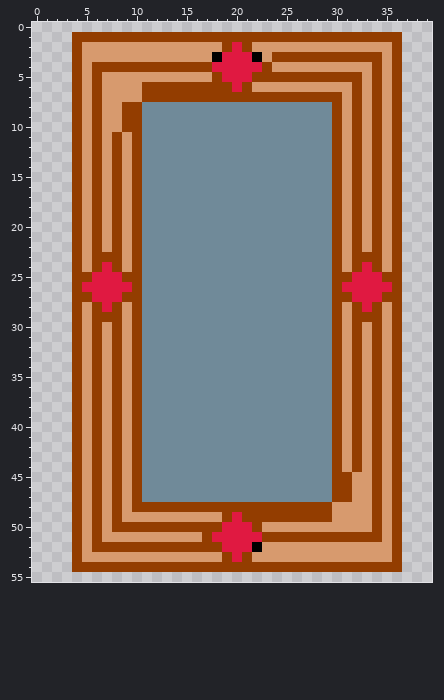
Two versions of one pixel-art sprite, assets/images/props/picos_shop/mirror.png. That is the earlier state.
The file is 40x56 pixels.
And afterwards:
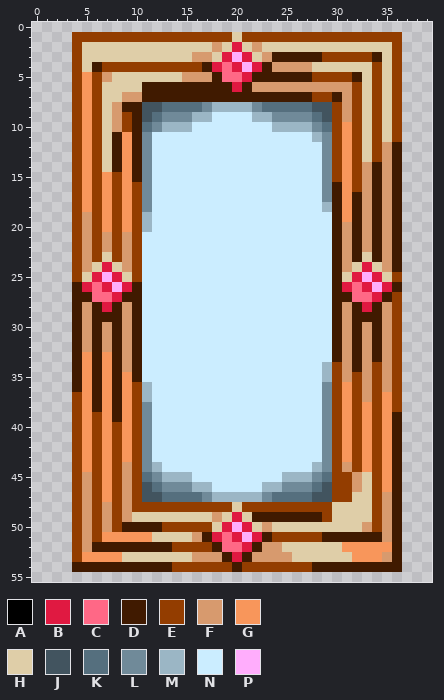
Palette (. is transparent): A #000000  B #e01941  C #ff6886  D #401a00  E #933d00  F #d79a6e  G #f8965b  H #dfcea8  J #42545f  K #556f7e  L #708a99  M #9bb6c5  N #cbedff  P #ffadfc
From old to new:
Changed rows in their new state; - is an unchanged pixel.
first column x 4:
 1 ----------------H----------------
 2 -HHHHHHHHHHHHH-H-H-HHHHHHHHHHHHH-
 3 -HHHHHHHHHHH--H-P-H-DDDDD-----DH-
 4 -HD----------D-C-P-D----HHHHHH-H-
 5 -G--HHHHHHH---DCC-DDDDDD----DH-H-
 6 -G-HHHHDDDDDDDDD-D-----------H-H-
 7 -G-HH--DDDDDDDDDDDDDDDDD--D--H-H-
 8 -G-H-DDJJKKKK-MMMM-KKKKKJJ---H-H-
 9 -G-H--DJK---MMNNNNMM----KJ---H-H-
10 -G-H--DK-MMMNNNNNNNNMMMM-K-G-H-H-
11 -G-HDGD-NNNNNNNNNNNNNNNNM--G-H-H-
12 -G-HDGD-NNNNNNNNNNNNNNNNN--G-H--D
13 -G-HDGD-NNNNNNNNNNNNNNNNN--G-H--D
14 -G-HDGD-NNNNNNNNNNNNNNNNN--G--D-D
15 -G-G-GD-NNNNNNNNNNNNNNNNN--G--D-D
16 -G-G-G--NNNNNNNNNNNNNNNNN-DG--D-D
17 -G-G-G--NNNNNNNNNNNNNNNNN-DGD-D-D
18 -G-G-G--NNNNNNNNNNNNNNNNNMDGD-D-D
19 ---G-G-MNNNNNNNNNNNNNNNNNNDGD-D-D
20 ---G-G-MNNNNNNNNNNNNNNNNNND-D-D-D
21 -------NNNNNNNNNNNNNNNNNNND-D-D-D
22 -------NNNNNNNNNNNNNNNNNNND-D-D-D
23 ---H---NNNNNNNNNNNNNNNNNNND-DHD-D
24 --H-H--NNNNNNNNNNNNNNNNNNND-H-H-D
25 -H-P-H-NNNNNNNNNNNNNNNNNNNDH-P-H-
26 D-C-P-DNNNNNNNNNNNNNNNNNNND-C-P-D
27 DDCC-DDNNNNNNNNNNNNNNNNNNNDDCC-D-
28 D-D-D-DNNNNNNNNNNNNNNNNNNND-D-D--
29 D-DDD-DNNNNNNNNNNNNNNNNNNND-DDD--
30 D-D-D-DNNNNNNNNNNNNNNNNNNND-D-D--
31 D-D-D-DNNNNNNNNNNNNNNNNNNND-D-D--
32 D-D-D-DNNNNNNNNNNNNNNNNNNND-D-D--
33 DGDGD-DNNNNNNNNNNNNNNNNNNND-D-D--
34 DGDGD-DNNNNNNNNNNNNNNNNNNM--D----
35 DGDGDGDNNNNNNNNNNNNNNNNNNM-------
36 DGDGDG-MNNNNNNNNNNNNNNNNN--G-----
37 -GDGDG-MNNNNNNNNNNNNNNNNN--G---G-
38 -GDGDG--NNNNNNNNNNNNNNNNN--G-G-G-
39 -G-GDG--NNNNNNNNNNNNNNNNN--G-G-GD
40 -G-G-G--NNNNNNNNNNNNNNNNN--G-G-GD
41 -G-G-G--NNNNNNNNNNNNNNNNN--G-G-GD
42 -G-G-G--NNNNNNNNNNNNNNNNN--G-G-GD
43 -G-G-G--NNNNNNNNNNNNNNNNN--G-G-GD
44 -G-G----MNNNNNNNNNNNNNNNM----G-GD
45 ---G---K-MMMNNNNNNNNNMMM-K---H-GD
46 ---G---JK---MMNNNNNMM---KJ---H-GD
47 ---G---JJKKKK-MMMMM-KKKKJJ--HH--D
48 ----------------H---------HHHH--D
49 ------HHHHHHHH-H-HDDDDDDD-HHHH--D
50 -----DDDD-----H-P-H-HHHHHHHHH---D
51 ---GGGGGHHHH-D-C-P-D-----DDDDDD-D
52 --DDDDDDDD----DCC-D--HHHHHHGGGGGD
53 -GGGGHHHHHHH---D-D----HHHHHHGGG-D
54 DDDDDDDDDD------D-------DDDDDDDDD
